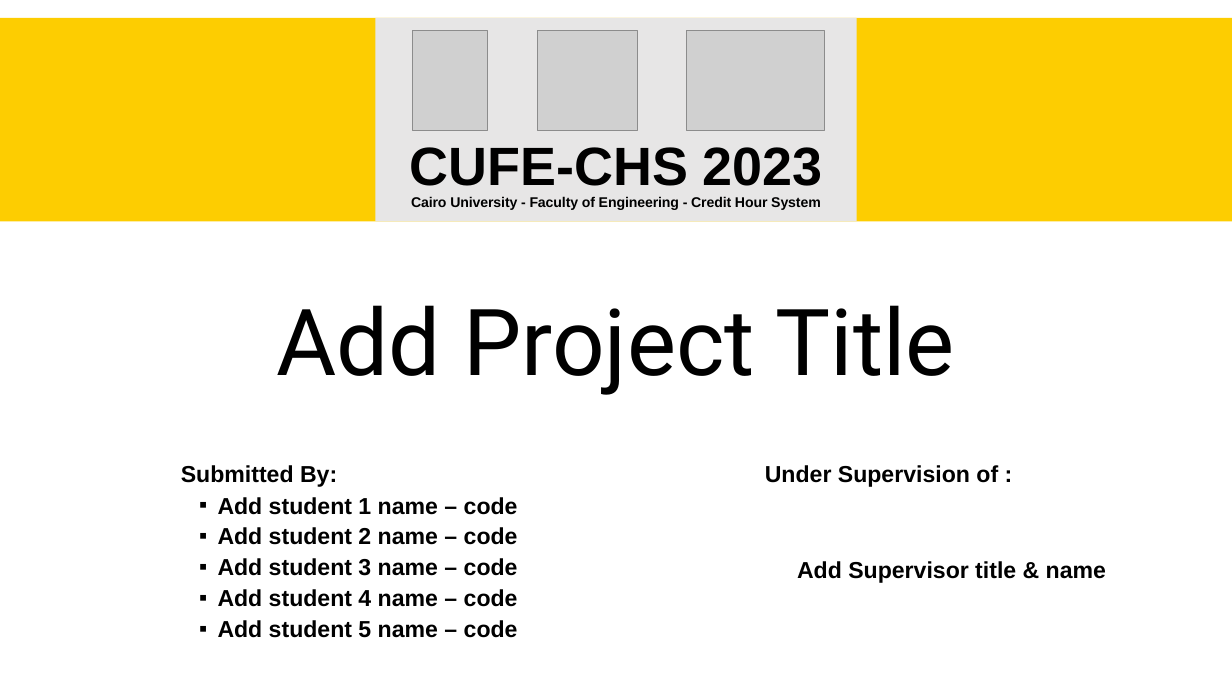
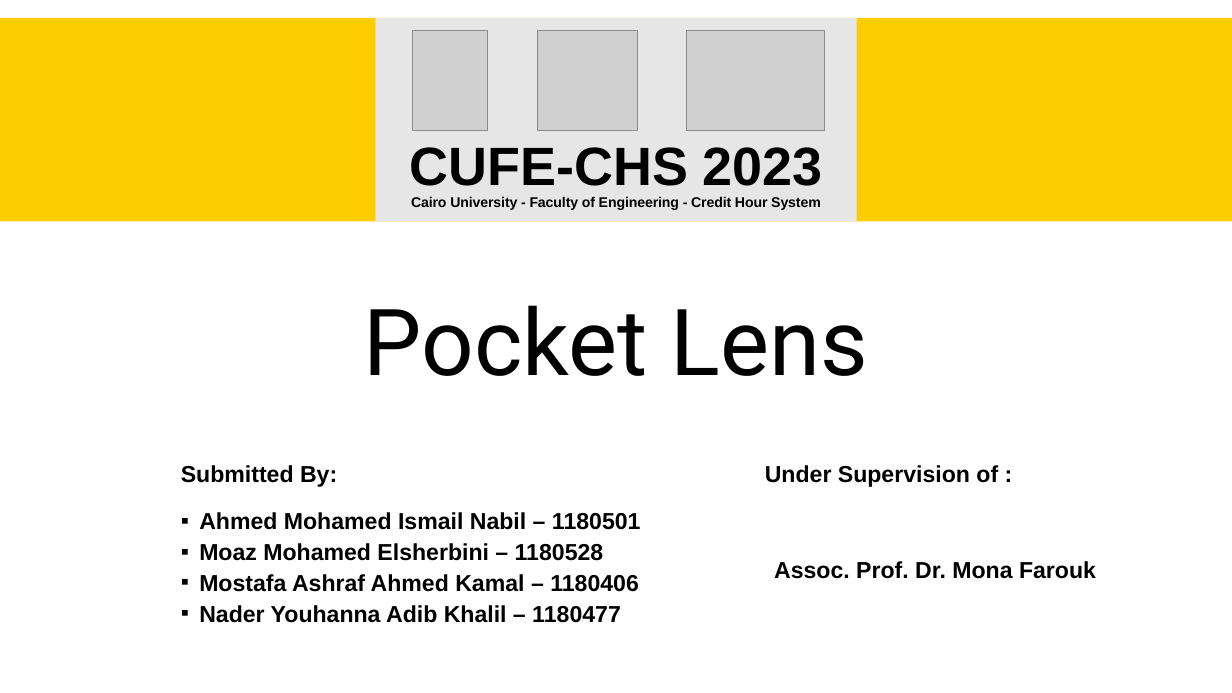
Before and after one commit to ahmedmoh1234/Graduation-Project, a slide deck: slide 1 of Templates/Classroom/Video/Video Intro Template 0.pptx. Drawn at 1232x693 pixels with LibreOffice and Linux fonts; fonts in the diff are those of the drawing; grey boxes stand for pictures. Boxes give left, top, right and bottom in pixels: in the first picture for what was removed or moved away, otherwise in the second. Text is boxed around its words. In the diff, an @@ line names an element or a change of style, - is before the commit and + after.

```diff
--- a/Templates/Classroom/Video/Video Intro Template 0.pptx
+++ b/Templates/Classroom/Video/Video Intro Template 0.pptx
@@ text at (364, 305, 867, 376): text changed @@
-Add Project Title
+Pocket Lens
@@ text at (199, 512, 641, 623): text changed @@
-▪ Add student 1 name – code
-▪ Add student 2 name – code
-▪ Add student 3 name – code
-▪ Add student 4 name – code
-▪ Add student 5 name – code
+▪ Ahmed Mohamed Ismail Nabil – 1180501
+▪ Moaz Mohamed Elsherbini – 1180528
+▪ Mostafa Ashraf Ahmed Kamal – 1180406
+▪ Nader Youhanna Adib Khalil – 1180477
@@ text at (774, 561, 1096, 579): text changed @@
-Add Supervisor title & name
+Assoc. Prof. Dr. Mona Farouk
```
Also in this commit, not shown: 2 other files.
